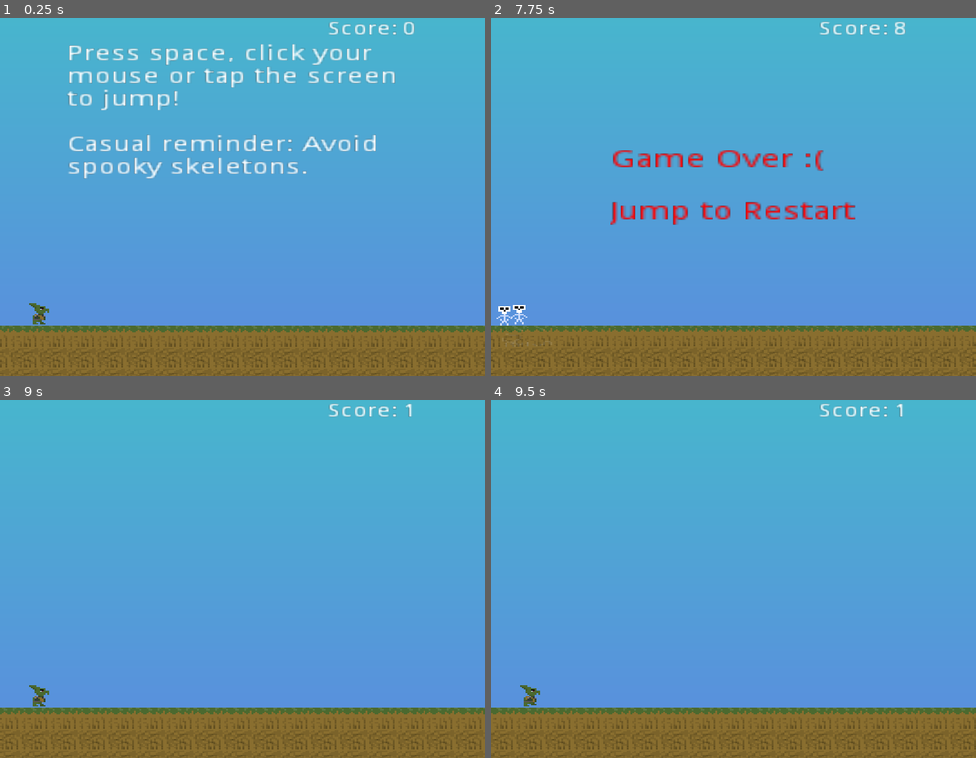
Above: before the commit, frames 1-4 (two rows, left to right).
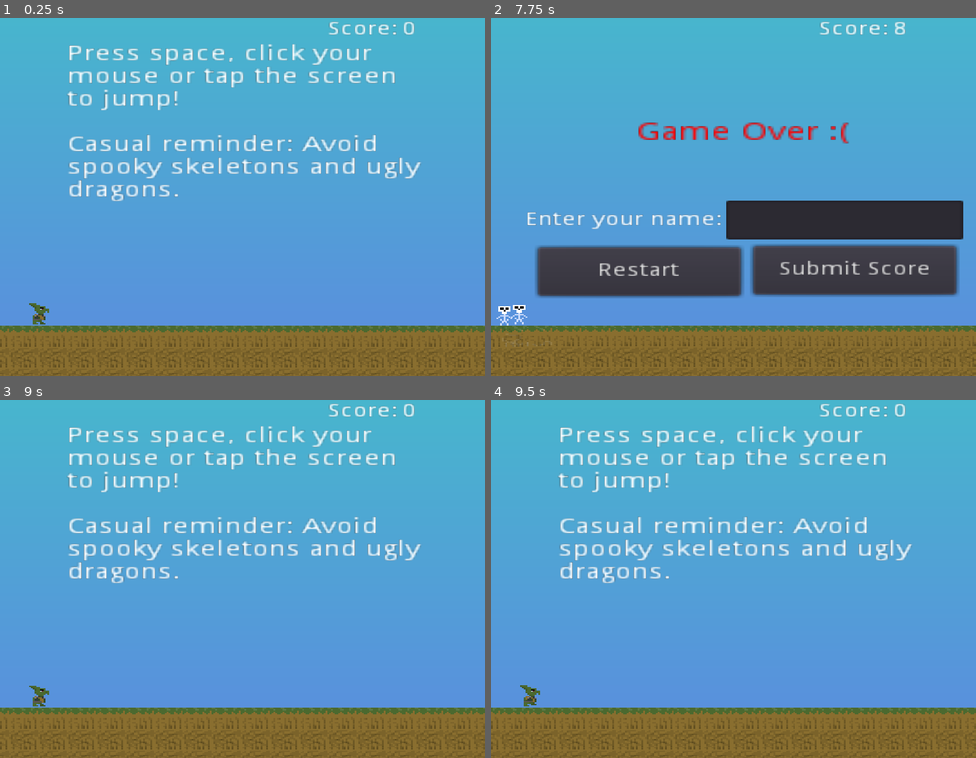
Above: after the commit, the same moments.

Repository: charlestietjen/goblin-runner
Game: Godot game, scene res://Game.tscn
The game is run twice, just before and just after one commit, with the same random seed, the same clock (stepped at 60 frames per second) and the same inputs.
Inputs (mouse positions are in pixels of both pictures, inside the frame that each line leads up to):
- Up to frame 1 (0.25 s): no input
- Up to frame 2 (7.75 s): tap Space (jump) at 0.5, 0.6, 0.77, 1.07, 1.35, 1.52, 1.82, 2.1, 2.85, 3.02, 3.32, 3.6, 3.77, 4.07, 4.35, 4.52, 4.82, 5.1, 5.85, 6.02, 6.32, 6.6, 6.77, 7.07, 7.35, 7.52 s
- Up to frame 3 (9 s): tap Space (jump) at 7.82 s; click (363, 650) at 8 s, where only the run after the commit has a clickable "Submit Score"; click (150, 654) at 8.75 s, where only the run after the commit has a clickable "Restart"
- Up to frame 4 (9.5 s): no input

The runs differ from the first frame. In frame 1, 0.9% of the frame differs, in the area x 14-87%, y 38-52%; in frame 2, 21%, in the area x 7-98%, y 29-79%; in frame 3, 7.5%; in frame 4, 7.6%.

Commit message:
leaderboard support

Diff:
--- a/Game.tscn
+++ b/Game.tscn
@@ -24,6 +24,7 @@
 
 [node name="Game" type="Node2D"]
 script = ExtResource( 3 )
+secret = "bongoongo"
 
 [node name="platformNode" type="Node2D" parent="."]
 position = Vector2( 407.982, 18.682 )
@@ -65,15 +66,13 @@
 
 [node name="gameOverLabel" type="RichTextLabel" parent="."]
 visible = false
-margin_left = 44.0
-margin_top = -117.0
-margin_right = 151.0
-margin_bottom = -66.0
+margin_left = 58.0
+margin_top = -138.0
+margin_right = 147.0
+margin_bottom = -122.0
 rect_scale = Vector2( 1.381, 1.331 )
 custom_colors/default_color = Color( 1, 0, 0, 1 )
-text = "Game Over :(
-
-Jump to Restart"
+text = "Game Over :("
 fit_content_height = true
 scroll_active = false
 
@@ -96,7 +95,7 @@
 rect_scale = Vector2( 1.162, 1.16 )
 text = "Press space, click your mouse or tap the screen to jump!
 
-Casual reminder: Avoid spooky skeletons."
+Casual reminder: Avoid spooky skeletons and ugly dragons."
 
 [node name="bgmPlayer" type="AudioStreamPlayer" parent="."]
 stream = ExtResource( 4 )
@@ -119,7 +118,48 @@
 margin_bottom = -201.0
 text = "0"
 
+[node name="nameEntry" type="LineEdit" parent="."]
+visible = false
+margin_left = 108.0
+margin_top = -77.0
+margin_right = 239.0
+margin_bottom = -47.0
+max_length = 8
+
+[node name="Label" type="Label" parent="nameEntry"]
+margin_left = -111.0
+margin_top = 8.0
+margin_right = -2.0
+margin_bottom = 26.0
+text = "Enter your name:"
+
+[node name="submitButton" type="Button" parent="nameEntry"]
+margin_left = 15.0
+margin_top = 35.0
+margin_right = 127.0
+margin_bottom = 72.0
+text = "Submit Score"
+
+[node name="HTTPRequest" type="HTTPRequest" parent="."]
+
+[node name="highScoreTable" type="RichTextLabel" parent="."]
+margin_left = 2.0
+margin_top = -175.0
+margin_right = 223.0
+margin_bottom = -79.0
+
+[node name="restartButton" type="Button" parent="."]
+visible = false
+margin_left = 4.0
+margin_top = -41.0
+margin_right = 116.0
+margin_bottom = -4.0
+text = "Restart"
+
 [connection signal="area_entered" from="platformEnd" to="." method="_on_platformEnd_area_entered"]
 [connection signal="area_exited" from="platformStart" to="." method="_on_platformStart_area_exited"]
 [connection signal="timeout" from="spawnTimer" to="." method="_on_spawnTimer_timeout"]
 [connection signal="timeout" from="difficultyStep" to="." method="_on_difficultyStep_timeout"]
+[connection signal="pressed" from="nameEntry/submitButton" to="." method="_on_submitButton_pressed"]
+[connection signal="request_completed" from="HTTPRequest" to="." method="_on_HTTPRequest_request_completed"]
+[connection signal="pressed" from="restartButton" to="." method="_on_restartButton_pressed"]
--- a/GameController.gd
+++ b/GameController.gd
@@ -4,6 +4,7 @@
 onready var skeleton_scene = preload("res://skeleton.tscn")
 onready var looped_bgm = preload("res://music/bgm_no_loop.ogg")
 export var gameSpeed = 0
+export var secret = ''
 var difficultyLevel = 1.0
 var spawnAdjust = 0.0
 var gameActive = false
@@ -13,6 +14,7 @@
 onready var random = RandomNumberGenerator.new()
 var rSeed = 213
 var score = 0
+var leaderboardUrl = 'http://charlestietjen.ca/api/leaderboard'
 #var platform = platform_scene.instance()
 
 # Called when the node enters the scene tree for the first time.
@@ -21,6 +23,7 @@
 	var skeleton = skeleton_scene.instance()
 	$obstacleEntry.add_child(skeleton)
 	random.randomize()
+#	$HTTPRequest.connect("request_completed", self, "_on_request_completed")
 
 func spawnPlatform():
 	var platform = platform_scene.instance()
@@ -38,8 +41,7 @@
 func _process(_delta):
 	if gameOver:
 		gameSpeed = lerp(gameSpeed, 0, 0.1)
-	if gameOver && Input.is_action_just_pressed("jump"):
-		get_tree().reload_current_scene()
+		$player.disableControls()
 	if !gameActive && Input.is_action_just_pressed("jump"):
 		$startInstructions.visible = not visible
 		gameSpeed = -1
@@ -60,6 +62,8 @@
 	$player.get_node('sprite').visible = not visible
 	$player.get_node('deathSprite').visible = visible
 	$gameOverLabel.visible = visible
+	$nameEntry.visible = visible
+	$restartButton.visible = visible
 	$spawnTimer.stop()
 	$difficultyStep.stop()
 	$hit.play()
@@ -84,3 +88,30 @@
 	if difficultyLevel < 8:
 		difficultyLevel += 0.2
 #	print('gamespeed: ',gameSpeed,'difficultylevel: ', difficultyLevel)
+
+
+
+func _on_restartButton_pressed():
+	get_tree().reload_current_scene()
+
+
+func _on_submitButton_pressed():
+	var name = $nameEntry.text
+	if name:
+		var body = JSON.print({"name": name, "score": score, "secret": secret})
+		var headers = ["Content-Type: application/json"]
+		$HTTPRequest.request(leaderboardUrl, headers, false, HTTPClient.METHOD_POST, body)
+		$nameEntry.visible = not visible
+
+
+func _on_HTTPRequest_request_completed(result, response_code, headers, body):
+	var json = JSON.parse(body.get_string_from_utf8())
+	$gameOverLabel.visible = not visible
+	$nameEntry.visible = not visible
+	if response_code == 200:
+		for i in range(json.result.size()):
+			var new_line = "{position}. {name} : {score}"
+			$highScoreTable.add_text(new_line.format(json.result[i]))
+			$highScoreTable.newline()
+			$highScoreTable.visible = visible
+#	print(json.result)
--- a/project.godot
+++ b/project.godot
@@ -10,7 +10,8 @@
 
 [application]
 
-config/name="goblinRunner"
+config/name="Goblin Runner"
+config/description="2D endless runner that's definitely not the same as any other 2D endless runners."
 run/main_scene="res://Game.tscn"
 config/icon="res://icon.png"
 
--- a/runnerController.gd
+++ b/runnerController.gd
@@ -7,6 +7,7 @@
 export var jumpMaximum = 0.6
 var velocity = Vector2()
 var jumpTime = 0
+var disabledControls = false
 
 
 # Called when the node enters the scene tree for the first time.
@@ -18,7 +19,7 @@
 func _process(_delta):
 	if !is_on_floor():
 		velocity.y += gravity
-	if is_on_floor() && Input.is_action_just_pressed("jump"):
+	if is_on_floor() && !disabledControls && Input.is_action_just_pressed("jump"):
 		$jump.play()
 		velocity.y += jumpStrength
 	if is_on_floor():
@@ -28,9 +29,5 @@
 	velocity = move_and_slide(velocity, Vector2.UP)
 
 
-#func _on_obstacleEntry_body_entered(body):
-#	print(body)
-#
-#
-#func _on_skeleton_body_entered(body):
-#	print(body) # Replace with function body.
+func disableControls():
+	disabledControls = true
Binary file changed: icon.png
Not shown, changed: .gitignore
